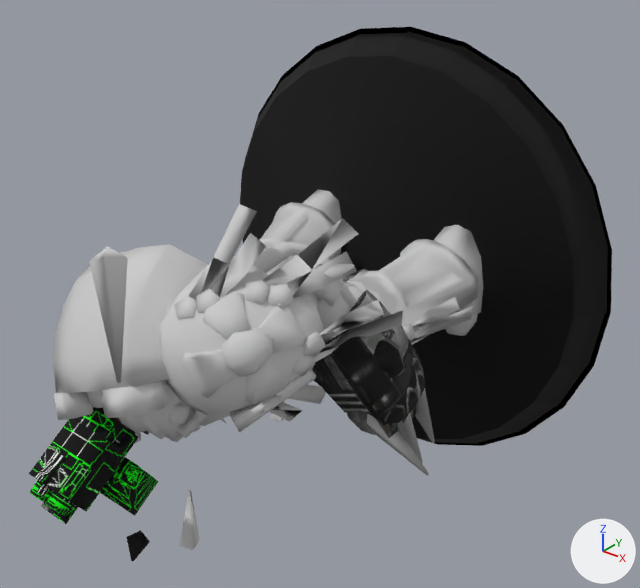
The OBJ model  course-work-ps-31-2013 --username dertkaes@gmail.com/OpenGLTest/OpenGLTest/models/Terminator_SB+PF.obj, before and after one commit.
The view is the same before and after, from a 50 mm lens placed at (3.1, -4.77, 2.41), pointed at (0.18, -1.13, 0.15). The axes (+X, +Y, +Z) are drawn at lower right. The lights are the same throughout. Where no turn or scale is listed for an object, it has been applied to the vertices. Vertices at the same position are counted once.

Objects in the first picture: 'Terminator_SB+PF'.
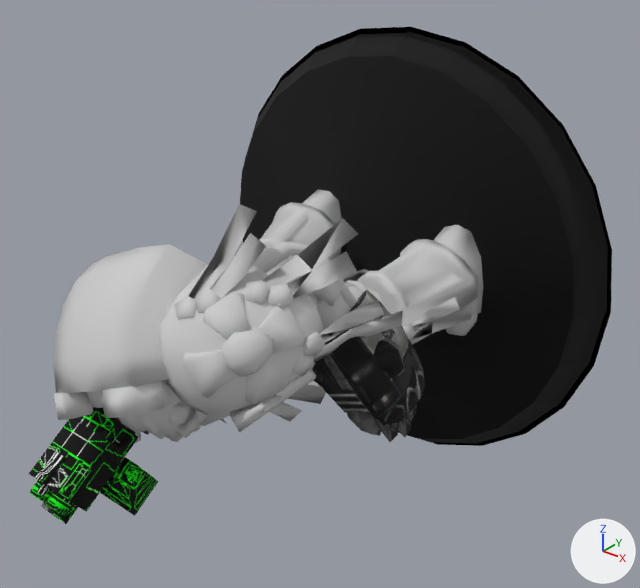
Where the change shows, as pixel boxes [x1, y1, x2, y2] in the pictures (640 x 588 px; the box of a moved part takes in the faces that stretch with it):
'Terminator_SB+PF', reshaped (7% shorter): before [29, 27, 612, 561]; after [29, 27, 612, 524]
part 1 of me_terminator_sb_pf, deleted: before [89, 246, 435, 561]
part 2 of me_terminator_sb_pf, moved or reshaped: [201, 234, 433, 423] in both

What changed in the scene script:
```text
Change me_terminator_sb_pf:
    used by ob_terminator_sb_pf; location = (0.0, 0.0, 0.0)
    remove me_terminator_sb_pf.from_pydata(...)  # 3288 vertices, 5455 faces; spans x -1.5..1.5, y -2.88..0.0, z -1.74..1.5
    add me_terminator_sb_pf.from_pydata(...)  # 3135 vertices, 5217 faces; spans x -1.5..1.5, y -2.7..0.0, z -1.5..1.5
    me_terminator_sb_pf part 1: 16 loose pieces with 144 vertices, spanning x -1.05..1.14, y -2.88..-0.03, z -1.74..1.0, are deleted
    me_terminator_sb_pf part 2
    9 vertices are removed from x 0.9..1.02, y -1.47..-1.35, z 0.06..0.14
    116 faces are deleted
    21 vertices move within x -0.78..0.97, y -1.4..-0.63, z -0.22..0.13
    4 new faces join them, mat_space_marine_weapons_4 (picture img_space_marine_weapons_4_tga)
    19 new faces join them, mat_terminator_codex_shared_02 (its picture is missing)
    79 new faces join them, mat_terminator_codex_shared_01 (its picture is missing)
```
